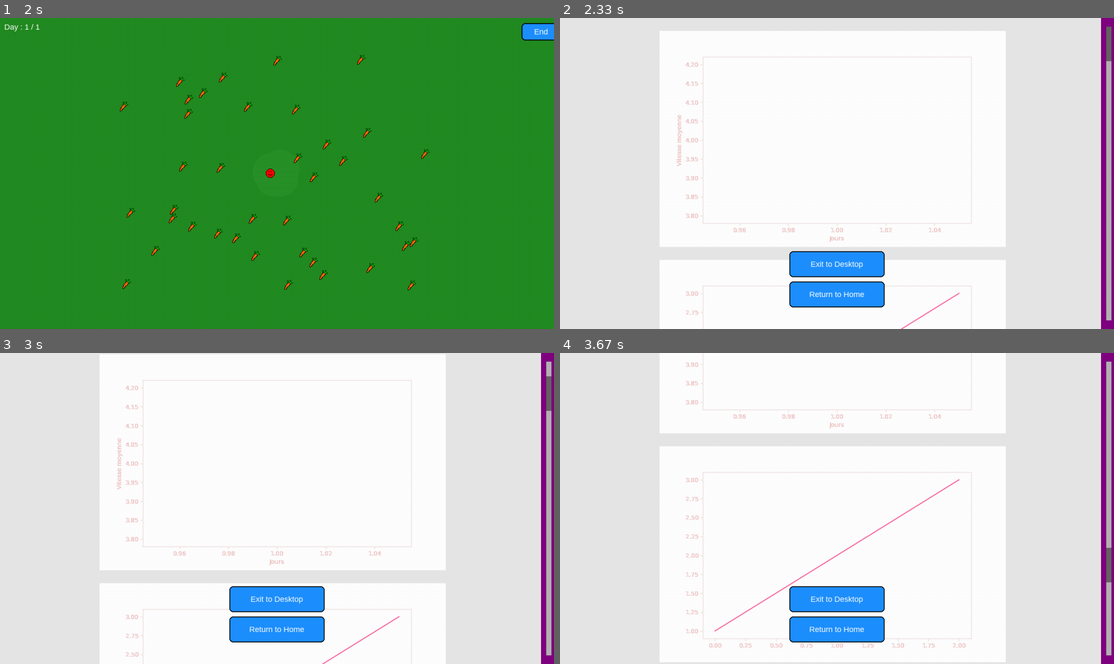
Above: before the commit, frames 1-4 (two rows, left to right).
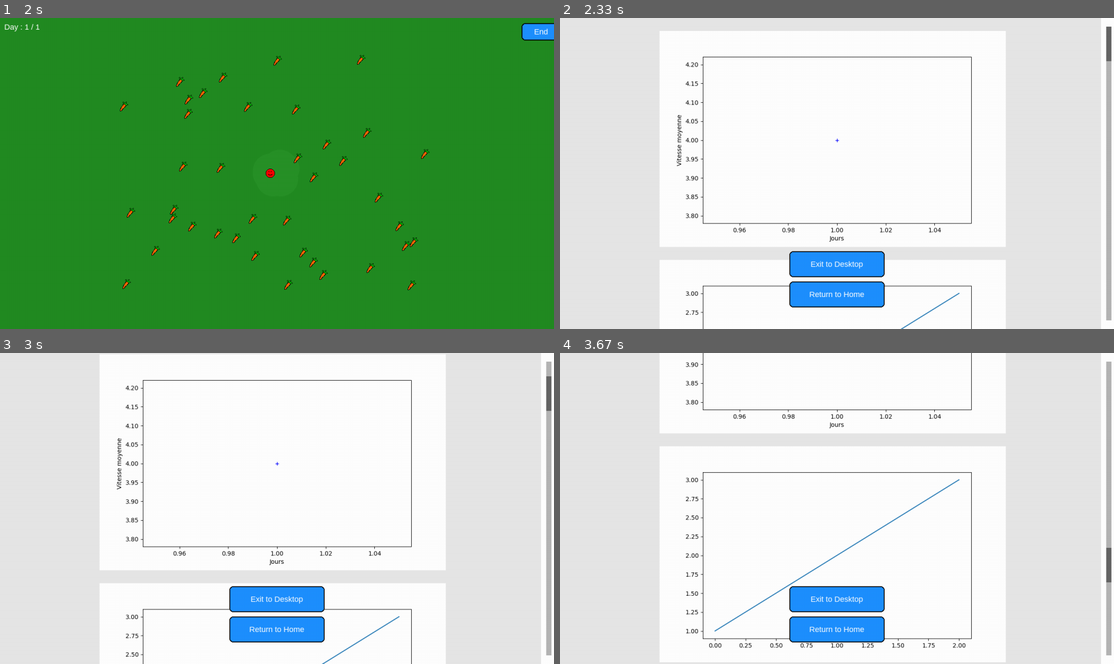
Above: after the commit, the same moments.

Repository: X47C/Trophees-NSI
Game: pygame game, started from main.py
The game is run twice, just before and just after one commit, with the same random seed, the same clock (stepped at 60 frames per second) and the same inputs.
Inputs (mouse positions are in pixels of both pictures, inside the frame that each line leads up to):
- Up to frame 1 (2 s): click (260, 120) at 1.38 s; click "Start" at 1.72 s
- Up to frame 2 (2.33 s): click "End" at 2.05 s
- Up to frame 3 (3 s): press the mouse at (277, 629) at 2.37 s; move the mouse to (382, 511) at 2.47 s; release the mouse at (487, 393) at 2.6 s; press the mouse at (548, 377) at 2.7 s; move the mouse to (443, 387) at 2.8 s; release the mouse at (332, 393) at 2.93 s
- Up to frame 4 (3.67 s): press the mouse at (1108, 393) at 3.03 s; move the mouse to (909, 480) at 3.13 s; release the mouse at (704, 564) at 3.27 s

Frame 1 is identical in both runs. In frame 2, 2.7% of the frame differs, in the area x 21-100%, y 0-100%; in frame 3, 2.7%; in frame 4, 2.9%, in the area x 22-100%, y 0-100%.

Commit message:
push graphes

Diff:
--- a/Pygame/pygame.py
+++ b/Pygame/pygame.py
@@ -460,7 +460,7 @@
 
         # fond
         self.bg_asset = pg.Surface(settings.Display_size)
-        self.bg_asset.fill((128, 0, 128))
+        self.bg_asset.fill((255, 255, 255))
 
         # boutons
         self.Button_exit = Button(
@@ -494,7 +494,7 @@
         #vitesse moyenne
         fig1 = pylab.figure(figsize = [8, 5], dpi = 100)
         ax1 = fig1.gca()
-        ax1.plot([i for i in range(1, self.current_day + 1)], [(sum(speeds) / len(speeds)) for speeds in ([obj.speed for sub in settings.creatures_list_dico[k] for obj in sub] for k in sorted(settings.creatures_list_dico))])
+        ax1.plot([i for i in range(1, self.current_day + 1)], [(sum(speeds) / len(speeds)) for speeds in ([obj.speed for sub in settings.creatures_list_dico[k] for obj in sub] for k in sorted(settings.creatures_list_dico))], 'b+-', linewidth = 1)
         ax1.set_ylabel('Vitesse moyenne')
         ax1.set_xlabel('Jours')
         self.graph_list.append(self._graph_to_surf(fig1))
@@ -517,7 +517,8 @@
         raw_data = renderer.tostring_argb()
         size = canvas.get_width_height()
 
-        surf = pg.image.fromstring(raw_data, size, "RGBA")
+        surf = pg.image.fromstring(raw_data, size, "ARGB")
+        surf = surf.convert_alpha()
         return surf
 
 
